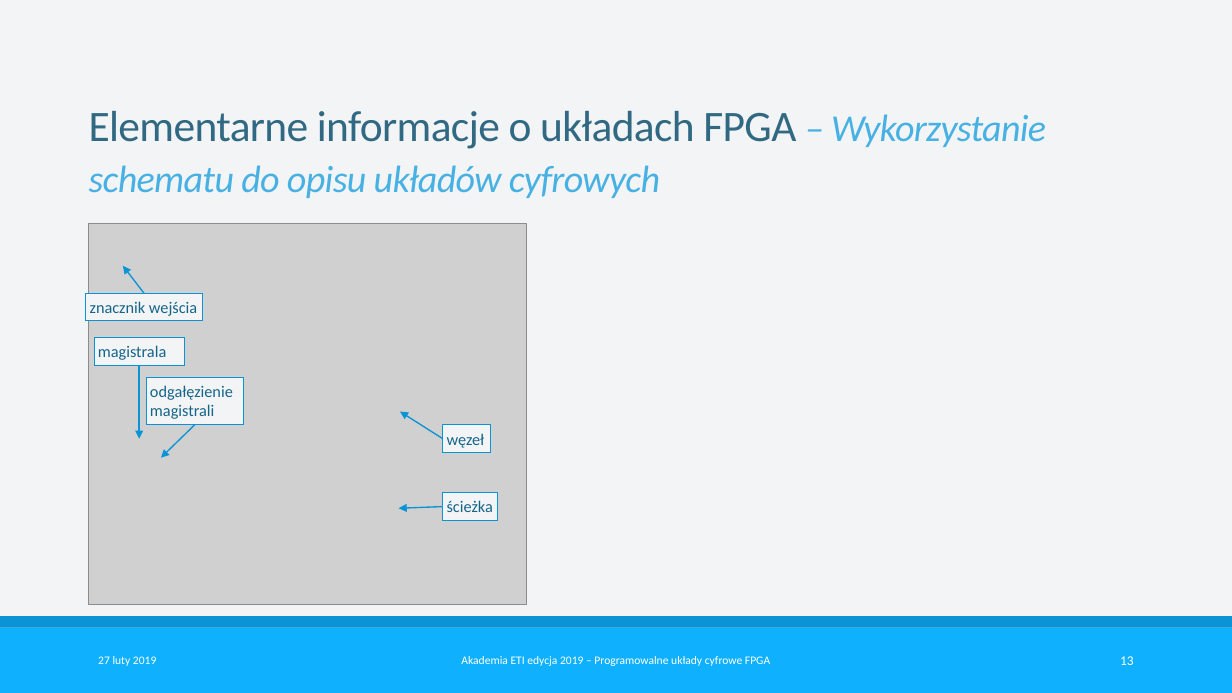
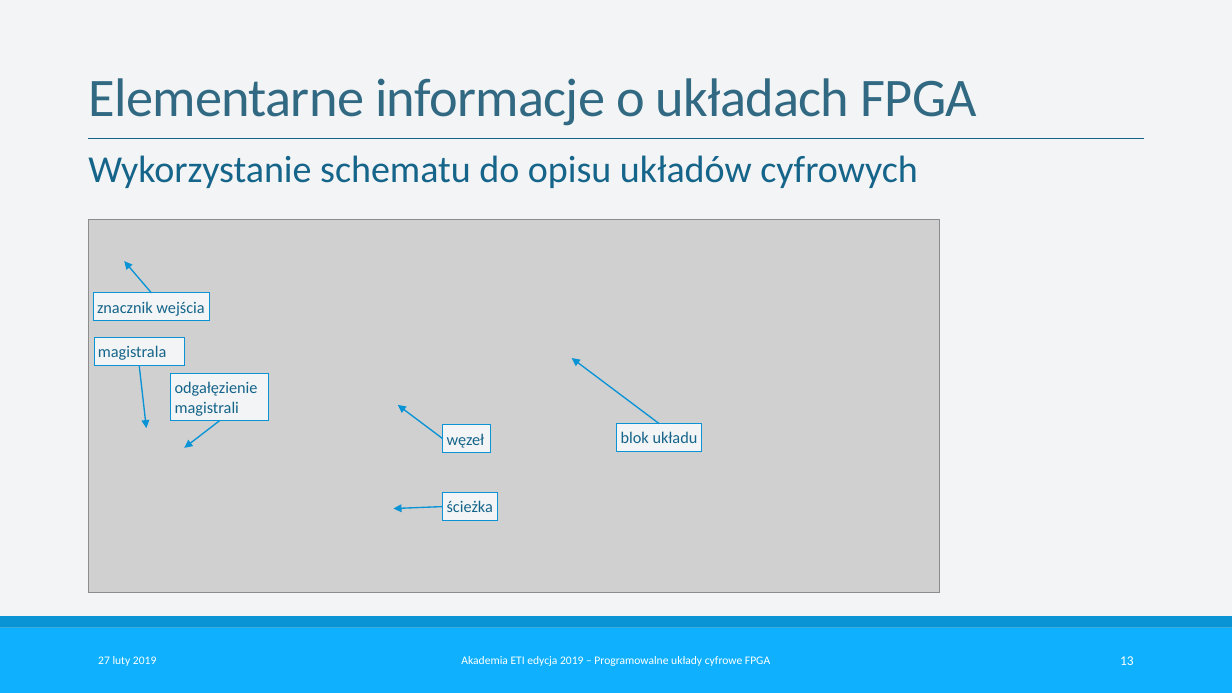
Before and after one commit to SKNCHIP/AkademiaETI_2019, a slide deck: slide 13 of Prezentacja/Prezentacja.pptx. Drawn at 1232x693 pixels with LibreOffice and Linux fonts; fonts in the diff are those of the drawing; grey boxes stand for pictures. Boxes give left, top, right and bottom in pixels: in the first picture for what was removed or moved away, otherwise in the second. Text is boxed around its words. In the diff, an @@ line names an element or a change of style, - is before the commit and + after.

```diff
--- a/Prezentacja/Prezentacja.pptx
+++ b/Prezentacja/Prezentacja.pptx
@@ title at [88,78,977,126]: text changed; size 28 to 40 pt; text colour #48B1E3 to #316983; italic off @@
-Elementarne informacje o układach FPGA – Wykorzystanie schematu do opisu układów cyfrowych
+Elementarne informacje o układach FPGA
@@ line added from (88, 139) to (1143, 139), #15648A 1 pt @@
@@ text added at [88,155,918,188], 28 pt, text #15648A @@
+Wykorzystanie schematu do opisu układów cyfrowych
@@ picture: place and size @@
-picture at [88,223,526,604]
+picture at [88,219,940,593]
@@ arrow moved from (144, 293) - (123, 266) to (152, 293) - (124, 261) @@
@@ rectangle "znacznik wejścia": place and size @@
-rectangle "znacznik wejścia" at [86,293,202,321]
+rectangle "znacznik wejścia" at [93,293,209,321]
@@ arrow added from (659, 423) to (572, 358), #0A94D6 1 pt @@
@@ arrow moved from (139, 366) - (139, 439) to (139, 366) - (147, 428) @@
@@ rectangle "odgałęzienie magistrali": place and size @@
-rectangle "odgałęzienie magistrali" at [146,377,243,424]
+rectangle "odgałęzienie magistrali" at [171,374,269,420]
@@ arrow moved from (443, 439) - (400, 412) to (443, 439) - (398, 405) @@
@@ arrow moved from (195, 424) - (161, 458) to (220, 420) - (185, 448) @@
@@ rectangle added at [617,423,702,451], fill #F2F4F5, outline #0A94D6 0.75 pt, 12 pt, text #15648A @@
+blok układu
@@ arrow moved from (443, 506) - (399, 508) to (443, 506) - (393, 508) @@
```
Also in this commit, not shown: 12 other slides changed, 1 slide added, 1 slide removed, 1 other file.
